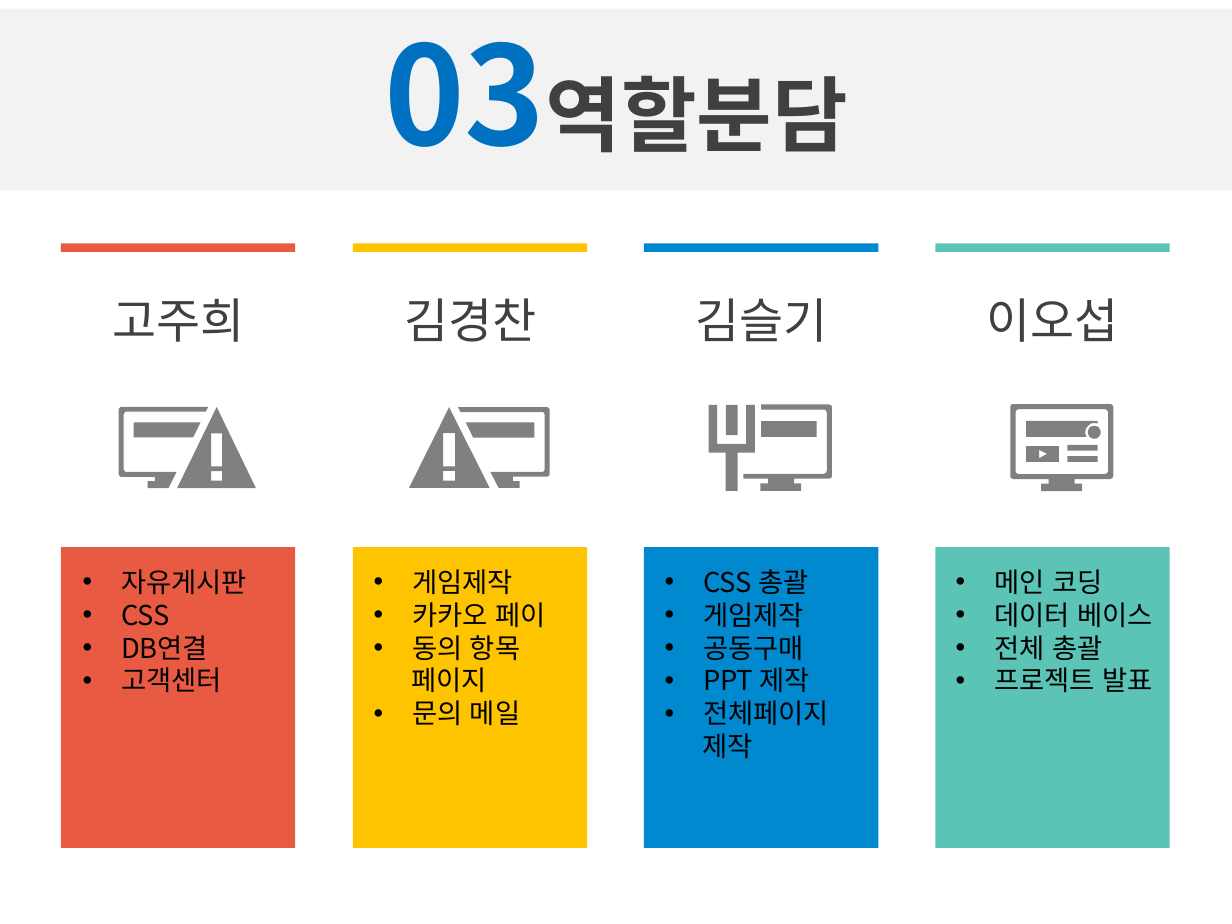
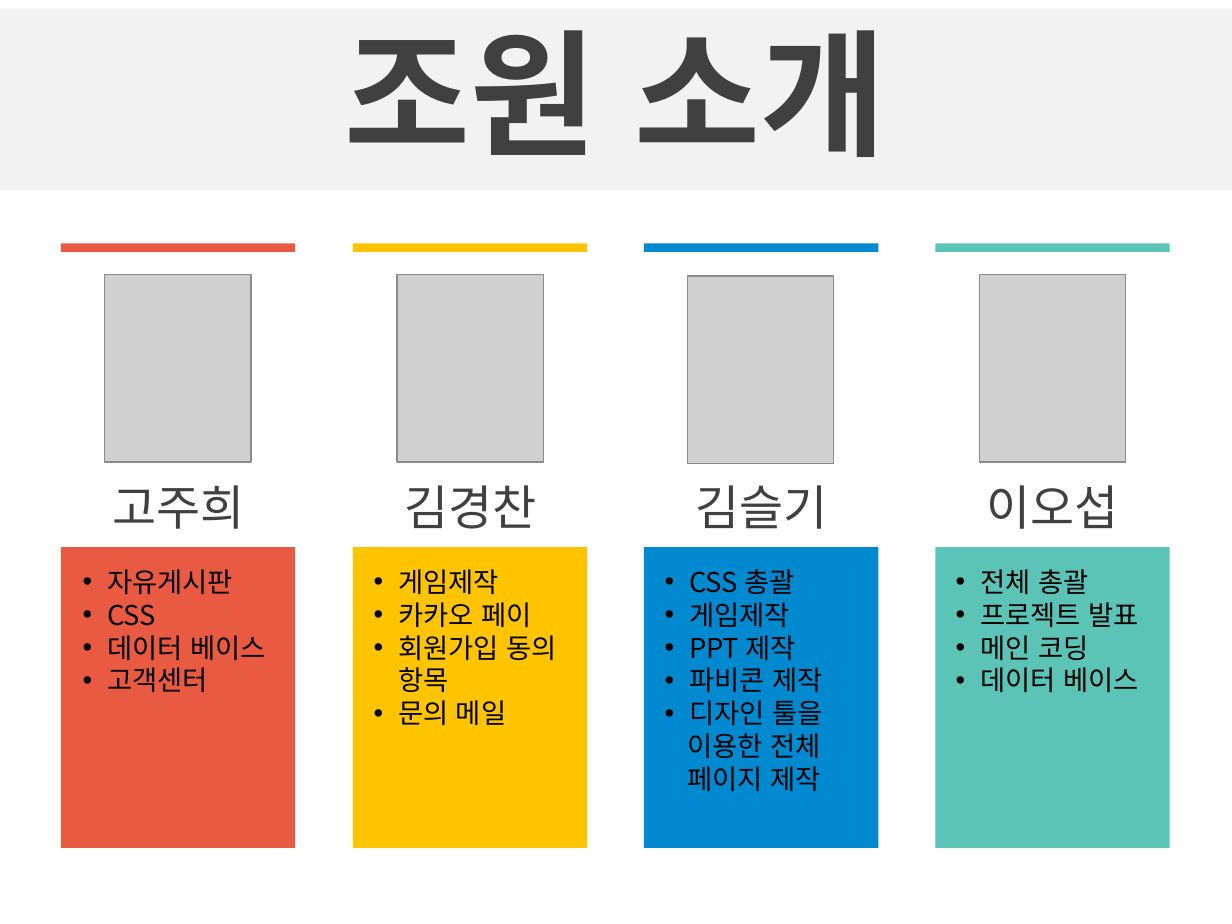
Before and after one commit to amuge92/java2, a slide deck: slide 1 of springT/게임잡지.pptx. Drawn at 1232x924 pixels with LibreOffice and Linux fonts; fonts in the diff are those of the drawing; grey boxes stand for pictures. Boxes give left, top, right and bottom in pixels: in the first picture for what was removed or moved away, otherwise in the second. Text is boxed around its words. In the diff, an @@ line names an element or a change of style, - is before the commit and + after.

```diff
--- a/springT/게임잡지.pptx
+++ b/springT/게임잡지.pptx
@@ text at (345,30,887,157): text changed; size 48 to 80 pt @@
-03역할분담
+조원 소개
@@ picture added at (105,275,251,462) @@
@@ picture added at (397,275,543,462) @@
@@ picture added at (687,276,834,463) @@
@@ picture added at (979,275,1126,462) @@
@@ group removed at (118,404,1114,492): 12 freeform shapes, 4 rectangles @@
@@ 4 texts: place and size @@
-4 texts at (112,298,1119,342)
+4 texts at (112,485,1119,529)
@@ text at (107,569,233,692): indent changed @@
@@ text at (398,569,531,726): indent changed @@
@@ text at (689,569,796,660): indent changed @@
@@ text at (980,569,1138,627): paragraphs added @@
+• 전체 총괄
+• 프로젝트 발표
@@ text at (107,635,265,660): text changed @@
-• DB연결
+• 데이터 베이스
@@ text at (398,635,556,692): text changed @@
-• 동의 항목
-페이지
+• 회원가입 동의 항목
@@ text at (703,635,803,660): paragraph removed @@
-• 공동구매
@@ text at (980,635,1138,692): indent changed @@
@@ text at (994,635,1152,692): paragraphs removed @@
-• 전체 총괄
-• 프로젝트 발표
@@ text at (687,667,822,791): text changed @@
-• 전체페이지
-제작
+• 파비콘 제작
+• 디자인 툴을
+이용한 전체
+페이지 제작
```
Also in this commit, not shown: 8 other slides changed, 7 slides added, 3 slides removed, 19 other files.
